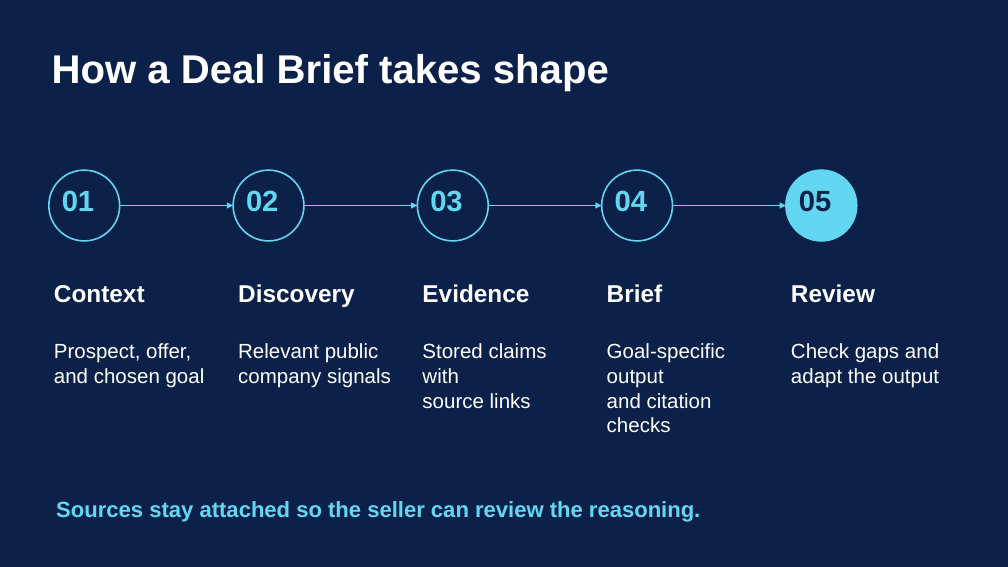
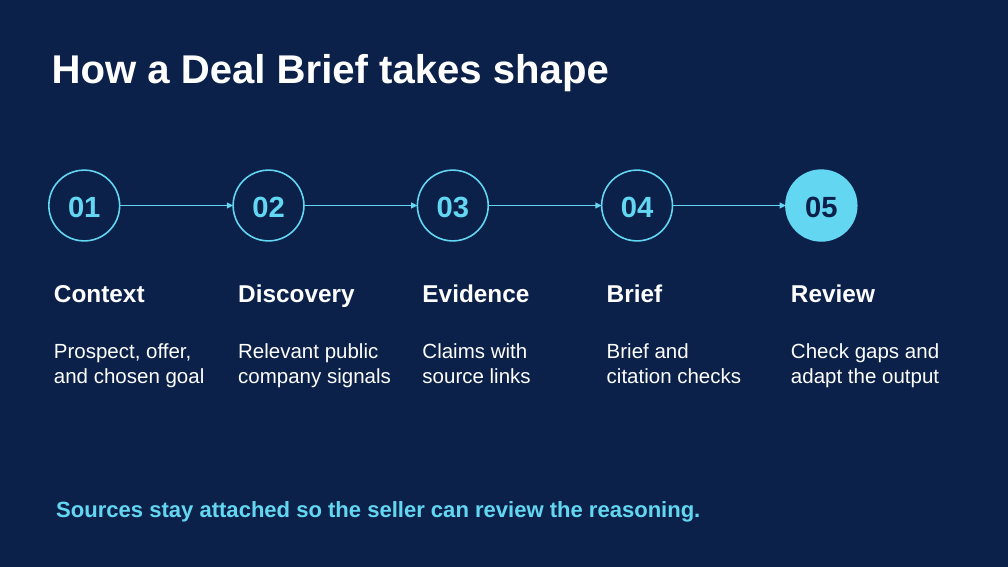
Before and after one commit to afnanahmadtariq/InsightIQ, a slide deck: slide 4 of presentation/InsightIQ-pitch-enhanced.pptx. Drawn at 1008x567 pixels with LibreOffice and Linux fonts; fonts in the diff are those of the drawing. Boxes give left, top, right and bottom in pixels: in the first picture for what was removed or moved away, otherwise in the second. Text is boxed around its words. In the diff, an @@ line names an element or a change of style, - is before the commit and + after.

```diff
--- a/presentation/InsightIQ-pitch-enhanced.pptx
+++ b/presentation/InsightIQ-pitch-enhanced.pptx
@@ ellipse "01": place and size @@
-ellipse "01" at (62,190,94,212)
+ellipse "01" at (49,170,120,241)
@@ ellipse removed at (49,170,120,241) @@
@@ ellipse "02": place and size @@
-ellipse "02" at (246,190,278,212)
+ellipse "02" at (233,170,304,241)
@@ ellipse removed at (233,170,304,241) @@
@@ ellipse "03": place and size @@
-ellipse "03" at (430,190,462,212)
+ellipse "03" at (417,170,488,241)
@@ ellipse removed at (417,170,488,241) @@
@@ alignment left to centre; vertical alignment top to middle; fill none to #0B214A; outline none to #63D7F2 1.5 pt in 4 elements at (49,170,120,241), (233,170,304,241), (417,170,488,241), (602,170,673,241) @@
@@ ellipse "04": place and size @@
-ellipse "04" at (615,190,647,212)
+ellipse "04" at (602,170,673,241)
@@ ellipse removed at (602,170,673,241) @@
@@ ellipse "05": place and size @@
-ellipse "05" at (799,190,831,212)
+ellipse "05" at (786,170,858,241)
@@ ellipse "05" at (786,170,858,241): alignment left to centre; vertical alignment top to middle; fill none to #63D7F2; outline none to #63D7F2 1.5 pt @@
@@ ellipse removed at (786,170,858,241) @@
@@ text at (422,343,527,359): text changed @@
-Stored claims with
+Claims with
@@ text at (607,343,741,384): text changed @@
-Goal-specific output
-and citation checks
+Brief and
+citation checks
```
Also in this commit, not shown: 2 other slides changed, 3 slides added, 3 slides removed, 8 other files.
